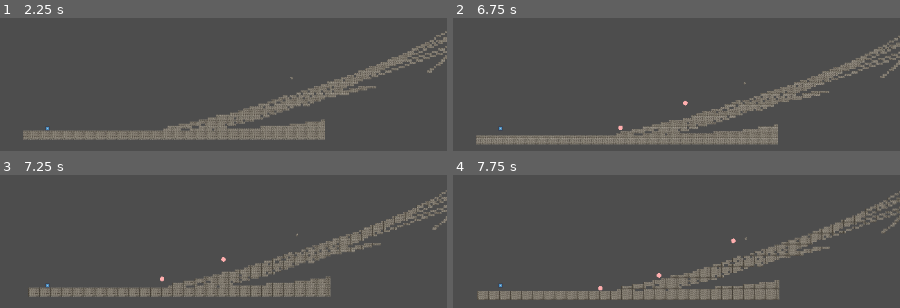
Above: before the commit, frames 1-4 (two rows, left to right).
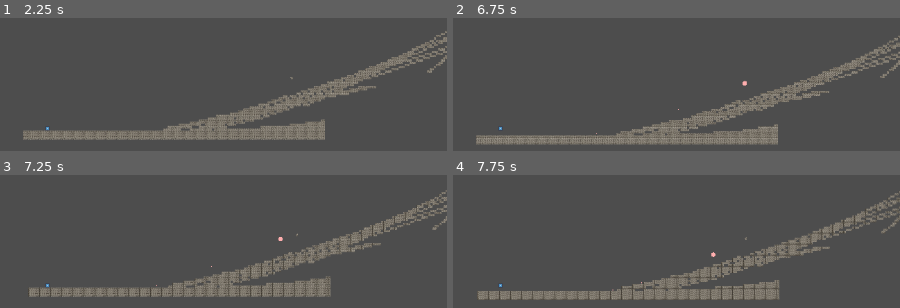
Above: after the commit, the same moments.

Repository: Sogrief/stairs
Game: Godot game, scene res://scenes/level/main.tscn
Two runs of this game, one before a commit and one after it. Both use one fixed random seed, a clock stepped at 60 frames per second and the inputs below. The engine's default icon, where the game draws it, is replaced by a stand-in: a white triangle on a blue panel in a dark square.
Inputs:
- Up to frame 1 (2.25 s): hold Right (move_right) 0.53-2.03 s; tap Up (jump) at 0.77, 1.52 s; hold Left (move_left) from 2.03 s (still down)
- Up to frame 2 (6.75 s): release Left (move_left) at 2.78 s; hold Right (move_right) 2.78-4.28 s; tap Up (jump) at 3.02, 3.77, 4.52, 6.02 s; hold Left (move_left) 4.28-5.03 s; hold Right (move_right) 5.03-5.78 s; hold Left (move_left) from 5.78 s (still down)
- Up to frame 3 (7.25 s): keep holding Left (move_left); tap Up (jump) at 6.77 s
- Up to frame 4 (7.75 s): release Left (move_left) at 7.28 s; hold Right (move_right) from 7.28 s (still down); tap Up (jump) at 7.52 s

Frame 1 is identical in both runs. In frame 2, 0.1% of the frame differs, in the area x 31-66%, y 47-88%; in frame 3, 0.1%; in frame 4, 0.2%, in the area x 32-64%, y 47-88%.

Commit message:
première randomisation de la taille des projectile à leur instanciation

Diff:
--- a/scenes/level/scripts/spawn_projectiles.gd
+++ b/scenes/level/scripts/spawn_projectiles.gd
@@ -36,7 +36,7 @@
 		var projectile_instance = projectile_scene.instantiate() # création d'une instance du projectile_scene
 		get_tree().current_scene.add_child(projectile_instance) # ajout du projectile_scene à la scène
 		projectile_instance.global_position = self.global_position # spécifie la position du projectile_scene égale à celle du spawner
-
+		projectile_instance.size = randi_range(0, projectile.SIZE.size() - 1) # randomisation de la taille des projectiles a leur apparition
 
 		var impulse = Vector2(-1000, 0)
 		projectile_instance.apply_impulse(impulse) # ajout d'une impulsion vers la gauche
